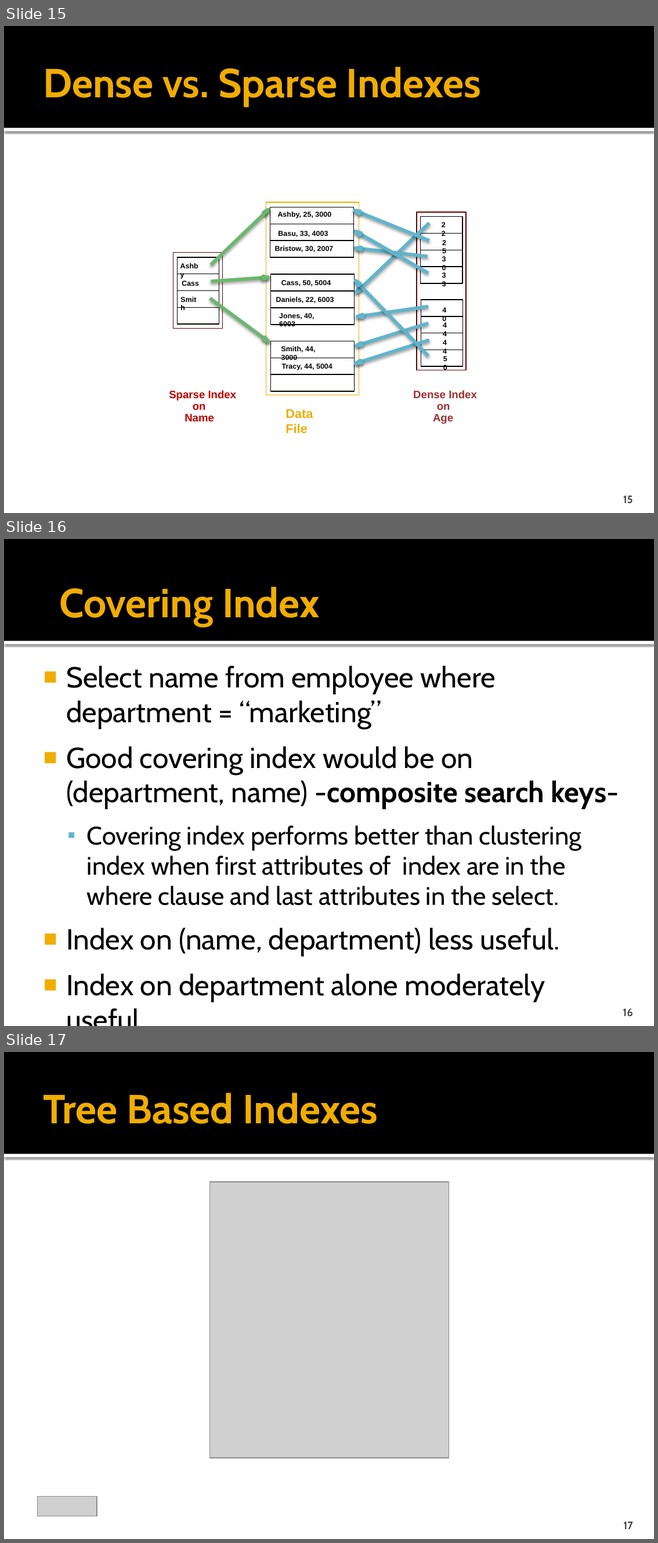
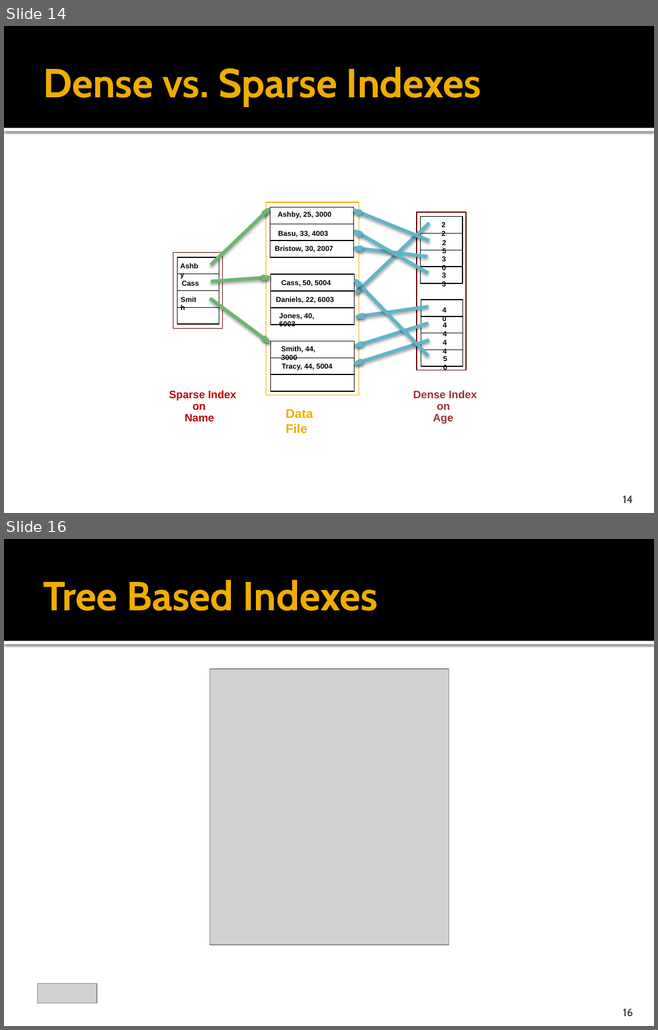
Before and after one commit to cmpt506f16/cmpt506-content, a slide deck: 04 Indexing Techniques.pptx. Shown one above the other, each under a label of ours: slides 15, 16 and 17 before the commit, slides 14 and 16 after it; the slides between them are not shown. The pictures are 658x1543 and 658x1030 pixels, drawn with LibreOffice and Linux fonts; fonts in the diff are those of the drawing; grey boxes stand for pictures. Boxes give left, top, right and bottom in pixels: in the first picture for what was removed or moved away, otherwise in the second. Text is boxed around its words. In the diff, an @@ line names an element or a change of style, - is before the commit and + after.

```diff
--- a/04 Indexing Techniques.pptx
+++ b/04 Indexing Techniques.pptx
@@ slide 16 removed at (x1=4, y1=539, x2=654, y2=1026), background #FFFFFF; not listed: 2 template elements that a slide beside it also shows @@
@@ title removed at (x1=59, y1=587, x2=320, y2=627) @@
-Covering Index
@@ text removed at (x1=66, y1=665, x2=619, y2=1001) @@
-■ Select name from employee where department = “marketing”
-■ Good covering index would be on (department, name) -composite search keys-
-  ▪ Covering index performs better than clustering index when first attributes of index are in the where clause and last attributes in the select.
-■ Index on (name, department) less useful.
-■ Index on department alone moderately useful
@@ page number removed at (x1=622, y1=1009, x2=632, y2=1017) @@
-16
@@ what was slide 15 is now slide 14 @@
@@ page number at (x1=622, y1=496, x2=633, y2=503): text changed @@
-15
+14
@@ what was slide 17 is now slide 16 @@
@@ page number at (x1=622, y1=1009, x2=632, y2=1017): text changed @@
-17
+16
```
Also in this commit, not shown: 14 slides changed, 1 slide added, 1 other slide removed, 1 other file.
